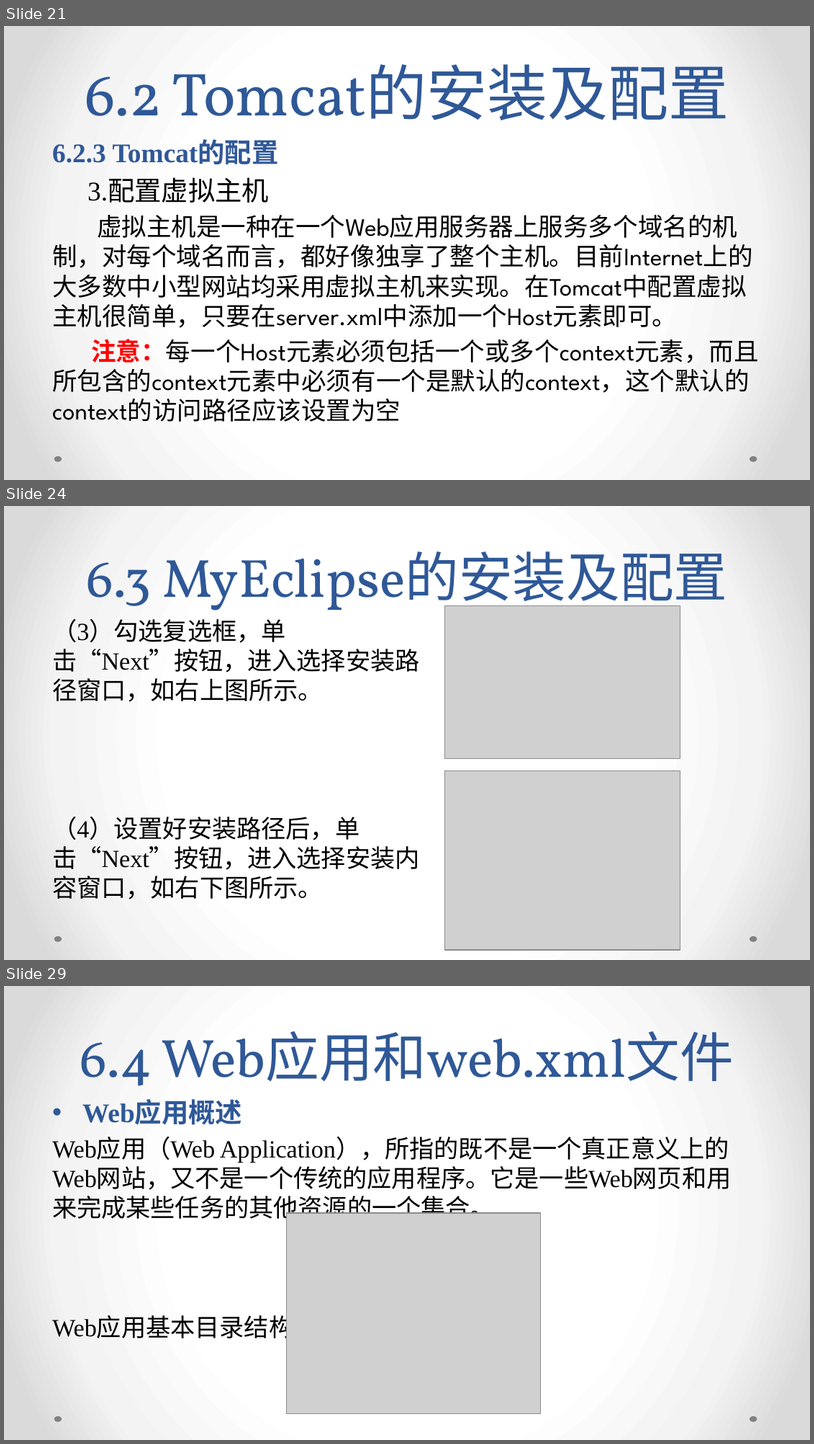
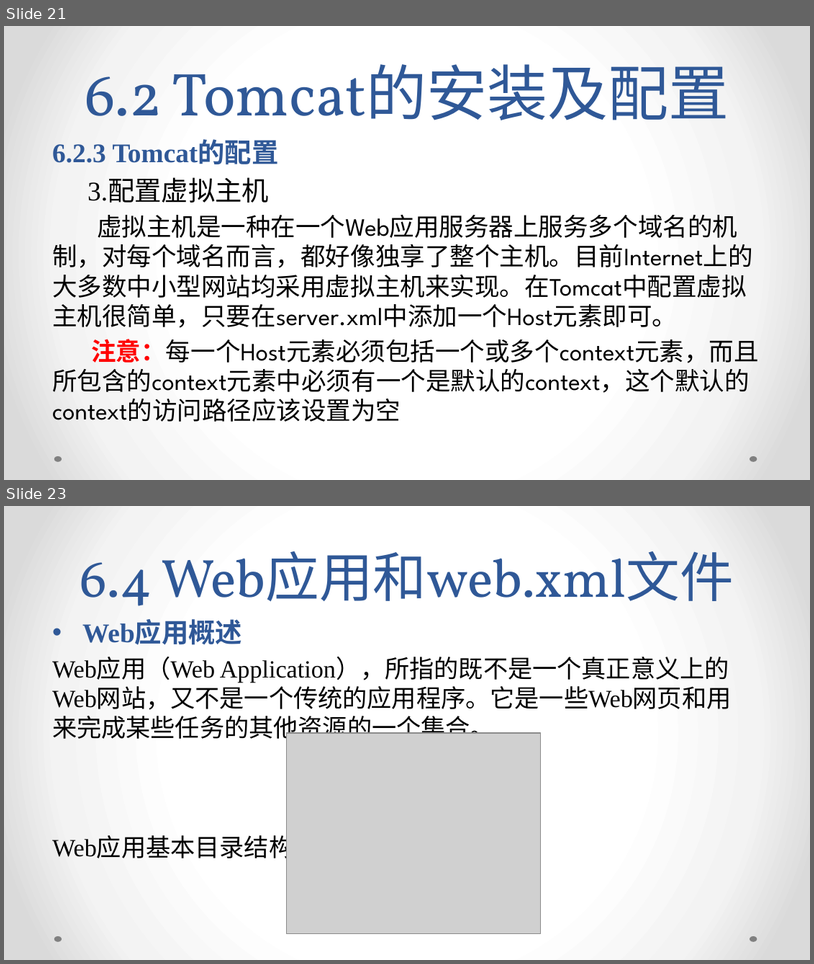
Before and after one commit to xdwenhaoyu/WEB_JSP, a slide deck: JSP PPT/第06章 开发运行环境.pptx. Shown one above the other, each under a label of ours: slides 21, 24 and 29 before the commit, slides 21 and 23 after it; the slides between them are not shown. The pictures are 814x1444 and 814x964 pixels, drawn with LibreOffice and Linux fonts; fonts in the diff are those of the drawing; grey boxes stand for pictures. Boxes give left, top, right and bottom in pixels: in the first picture for what was removed or moved away, otherwise in the second. Text is boxed around its words. In the diff, an @@ line names an element or a change of style, - is before the commit and + after.

```diff
--- a/JSP PPT/第06章 开发运行环境.pptx
+++ b/JSP PPT/第06章 开发运行环境.pptx
@@ slide 24 removed at [4, 506, 810, 960], background gradient #FFFFFF to #F4F4F4 to #DADADA; not listed: 2 template elements that a slide beside it also shows @@
@@ title removed at [86, 551, 728, 620] @@
-6.3 MyEclipse的安装及配置
@@ picture removed at [445, 606, 680, 759] @@
@@ text removed at [52, 619, 420, 899] @@
-（3）勾选复选框，单击“Next”按钮，进入选择安装路径窗口，如右上图所示。
-（4）设置好安装路径后，单击“Next”按钮，进入选择安装内容窗口，如右下图所示。
@@ picture removed at [445, 770, 680, 950] @@
@@ what was slide 29 is now slide 23 @@
```
Also in this commit, not shown: 1 slide changed, 5 other slides removed, 8 other files.
